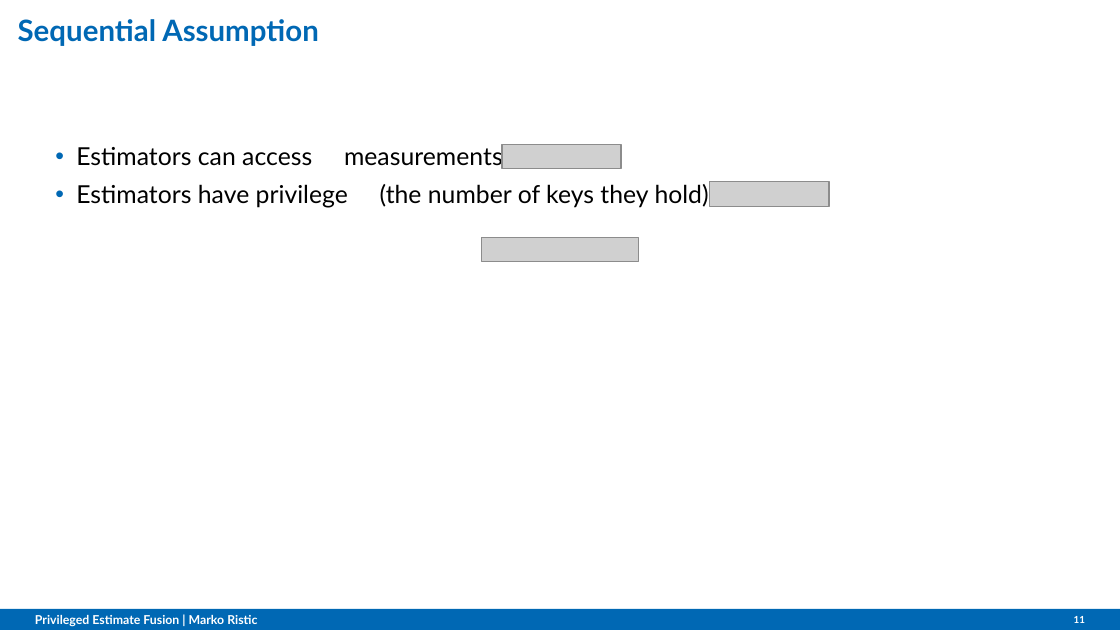
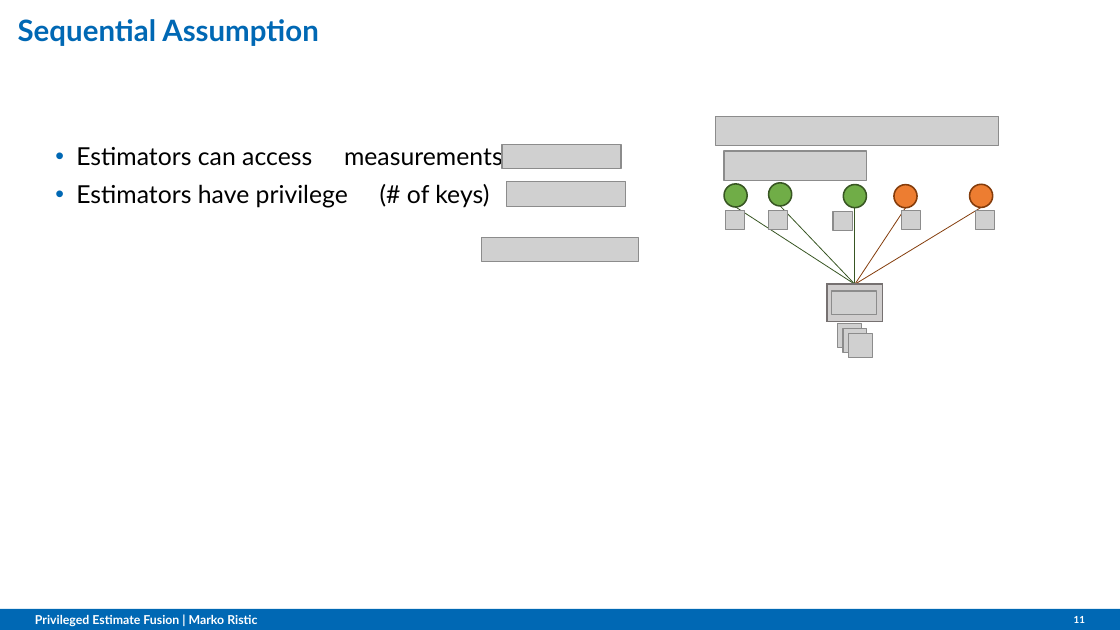
Before and after one commit to omubtcezq/PrivilegedFusion, a slide deck: slide 11 of cdc2022_presentation/Privileged_Estimate_Fusion_With_Correlated_Gaussian_Keystreams.pptx. Drawn at 1120x630 pixels with LibreOffice and Linux fonts; fonts in the diff are those of the drawing; grey boxes stand for pictures; background and template pictures are left out. Boxes give left, top, right and bottom in pixels: in the first picture for what was removed or moved away, otherwise in the second. Text is boxed around its words. In the diff, an @@ line names an element or a change of style, - is before the commit and + after.

```diff
--- a/cdc2022_presentation/Privileged_Estimate_Fusion_With_Correlated_Gaussian_Keystreams.pptx
+++ b/cdc2022_presentation/Privileged_Estimate_Fusion_With_Correlated_Gaussian_Keystreams.pptx
@@ group added at <box>716,116,999,357</box>: 11 pictures, 5 ellipses, 5 lines, 1 rectangle @@
@@ text at <box>76,184,489,208</box>: text changed @@
-• Estimators have privilege (the number of keys they hold)
+• Estimators have privilege (# of keys)
@@ picture: place and size @@
-picture at <box>710,181,830,206</box>
+picture at <box>506,181,626,206</box>
```
Also in this commit, not shown: 12 other slides changed, 1 other file.
